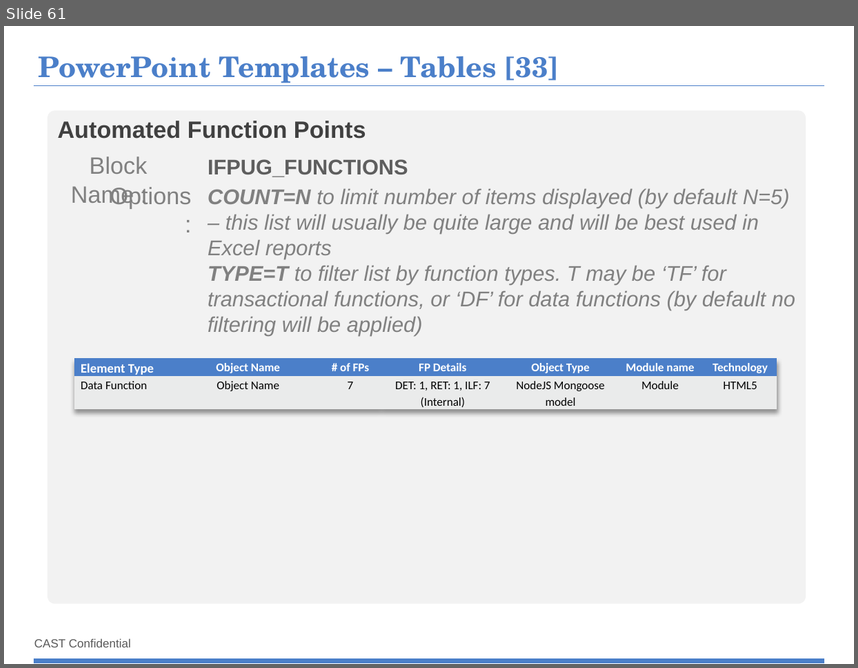
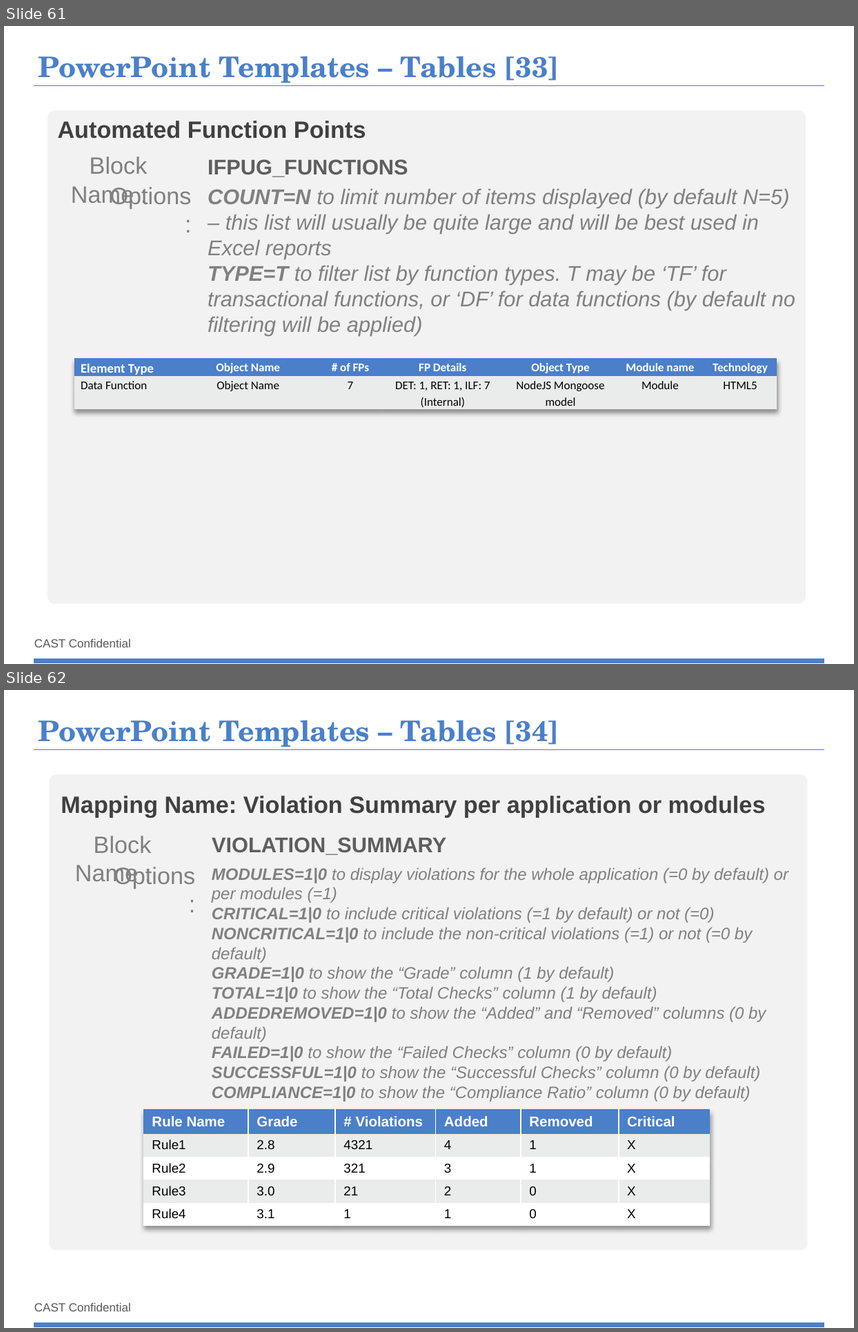
Before and after one commit to CAST-projects/ReportGenerator, a slide deck: CastReporting.Reporting/TemplatesFiles/1- Powerpoint-components-library.pptx. Shown one above the other, each under a label of ours: slide 61 before the commit, slides 61 and 62 after it. The pictures are 858x668 and 858x1332 pixels, drawn with LibreOffice and Linux fonts; fonts in the diff are those of the drawing; background and template pictures are left out. Boxes give left, top, right and bottom in pixels: in the first picture for what was removed or moved away, otherwise in the second. Text is boxed around its words. In the diff, an @@ line names an element or a change of style, - is before the commit and + after.

Commit message:
Update templates with doc for VIOLATION_SUMMARY block

```diff
--- a/CastReporting.Reporting/TemplatesFiles/1- Powerpoint-components-library.pptx
+++ b/CastReporting.Reporting/TemplatesFiles/1- Powerpoint-components-library.pptx
@@ slide 62 added at (4,690,854,1328), background #FFFFFF; not listed: 3 template elements that a slide beside it also shows @@
@@ title added at (38,720,559,750), 24 pt, text #4B7FC9, bold @@
+PowerPoint Templates – Tables [34]
@@ rounded rectangle added at (49,774,807,1250), fill #F2F2F2 @@
@@ text added at (61,796,766,818), 20 pt, text #404040, bold @@
+Mapping Name: Violation Summary per application or modules
@@ text added at (75,836,152,886), 20 pt, text #808080 @@
+Block Name :
@@ text added at (212,837,446,855), 18 pt, text #5E5E5E, bold @@
+VIOLATION_SUMMARY
@@ text added at (114,867,195,888), 20 pt, text #808080 @@
+Options :
@@ text added at (212,867,789,1101), 14 pt, text #808080, italic @@
+MODULES=1|0 to display violations for the whole application (=0 by default) or per modules (=1)
+CRITICAL=1|0 to include critical violations (=1 by default) or not (=0)
+NONCRITICAL=1|0 to include the non-critical violations (=1) or not (=0 by default)
+GRADE=1|0 to show the “Grade” column (1 by default)
+TOTAL=1|0 to show the “Total Checks” column (1 by default)
+ADDEDREMOVED=1|0 to show the “Added” and “Removed” columns (0 by default)
+FAILED=1|0 to show the “Failed Checks” column (0 by default)
+SUCCESSFUL=1|0 to show the “Successful Checks” column (0 by default)
+COMPLIANCE=1|0 to show the “Compliance Ratio” column (0 by default)
@@ table added at (143,1109,710,1231), 5 rows, 6 columns @@
+Rule Name | Grade | # Violations | Added | Removed | Critical
+Rule1 | 2.8 | 4321 | 4 | 1 | X
+Rule2 | 2.9 | 321 | 3 | 1 | X
+Rule3 | 3.0 | 21 | 2 | 0 | X
+Rule4 | 3.1 | 1 | 1 | 0 | X
```
Also in this commit, not shown: 2 slides changed, 2 other files.
